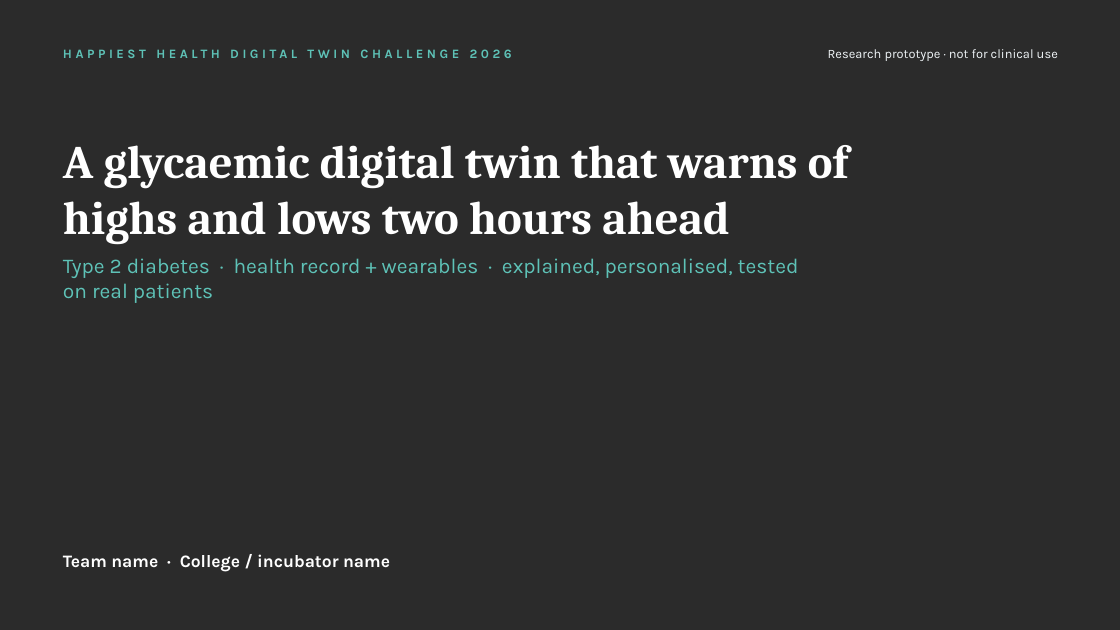
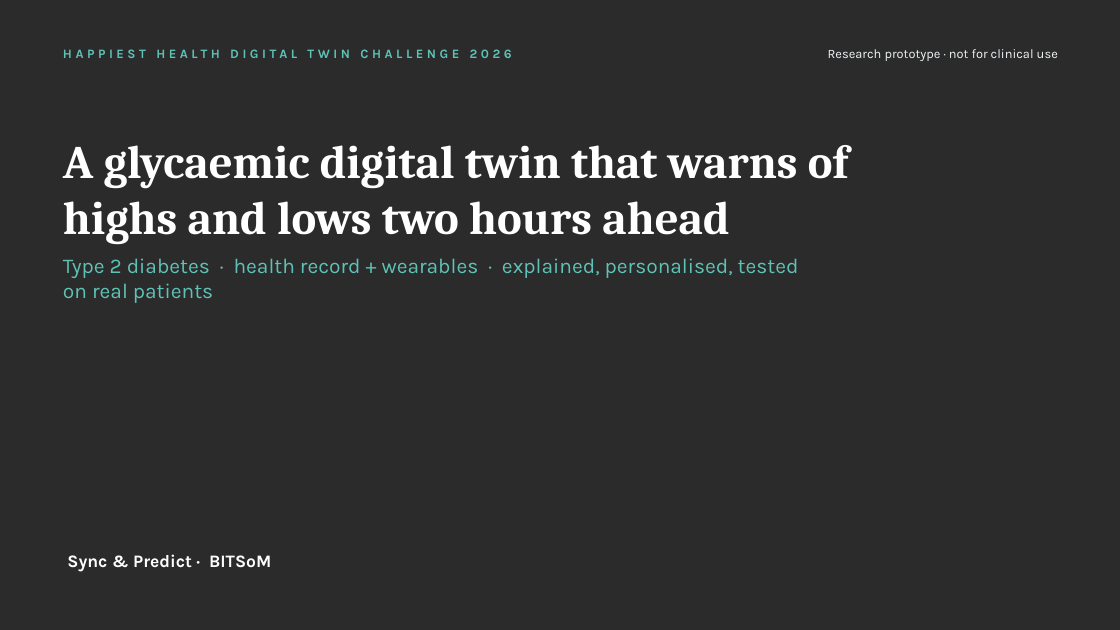
Before and after one commit to AkhileshNalla11/Sync-and-Predict_BITSoM, a slide deck: slide 1 of docs/presentation.pptx. Drawn at 1120x630 pixels with LibreOffice and Linux fonts; fonts in the diff are those of the drawing; background and template pictures are left out; a plain dark background stands for a picture behind light text. Boxes give left, top, right and bottom in pixels: in the first picture for what was removed or moved away, otherwise in the second. Text is boxed around its words. In the diff, an @@ line names an element or a change of style, - is before the commit and + after.

```diff
--- a/docs/presentation.pptx
+++ b/docs/presentation.pptx
@@ text at [67, 554, 271, 572]: text changed @@
-Team name · College / incubator name
+Sync & Predict · BITSoM
```
Also in this commit, not shown: 4 other slides changed, 3 other files.
